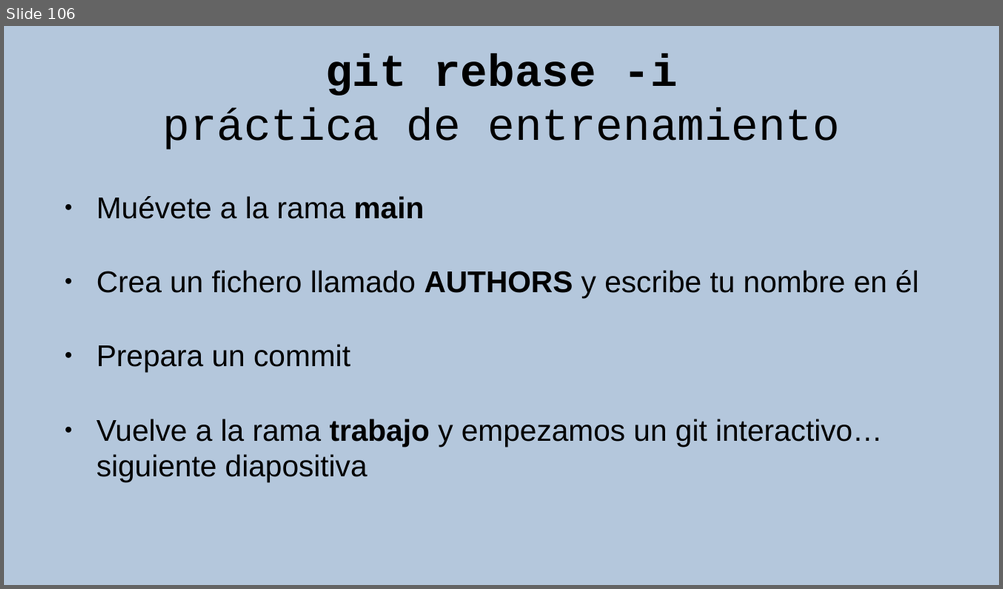
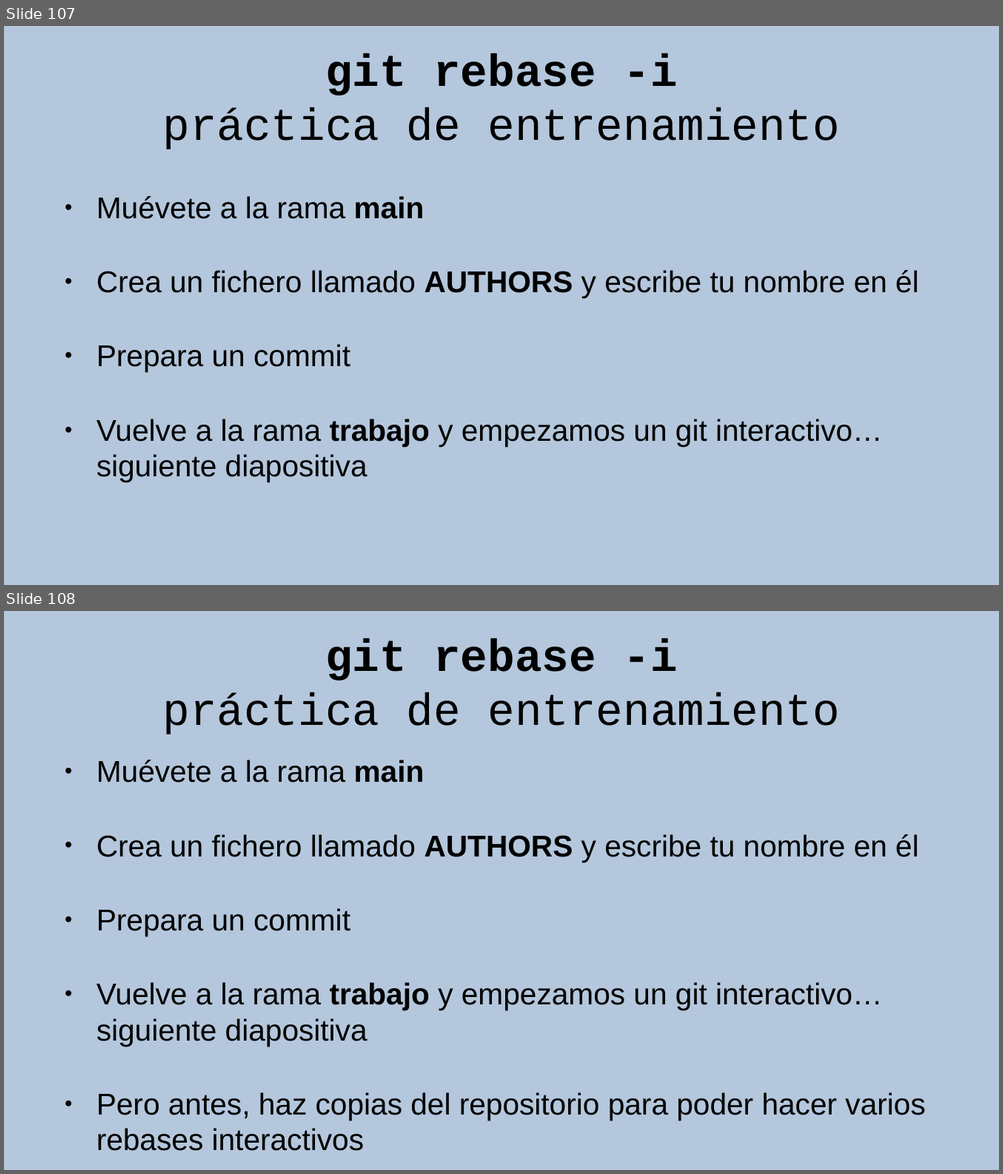
Before and after one commit to rgmf/eed2425, a slide deck: ut/02_control_de_versiones/presentacion/02_git_local.odp. Shown one above the other, each under a label of ours: slide 106 before the commit, slides 107 and 108 after it. The pictures are 1003x589 and 1003x1174 pixels, drawn with LibreOffice and Linux fonts; fonts in the diff are those of the drawing. Boxes give left, top, right and bottom in pixels: in the first picture for what was removed or moved away, otherwise in the second. Text is boxed around its words. In the diff, an @@ line names an element or a change of style, - is before the commit and + after.

```diff
--- a/ut/02_control_de_versiones/presentacion/02_git_local.odp
+++ b/ut/02_control_de_versiones/presentacion/02_git_local.odp
@@ slide 108 added at (x1=4, y1=611, x2=999, y2=1170), background #B4C7DC @@
@@ title added at (x1=163, y1=638, x2=839, y2=735), 36 pt, text #000000 @@
+git rebase -i
+práctica de entrenamiento
@@ text added at (x1=96, y1=760, x2=925, y2=1151), 24 pt, text #000000 @@
+● Muévete a la rama main
+● Crea un fichero llamado AUTHORS y escribe tu nombre en él
+● Prepara un commit
+● Vuelve a la rama trabajo y empezamos un git interactivo… siguiente diapositiva
+● Pero antes, haz copias del repositorio para poder hacer varios rebases interactivos
@@ what was slide 106 is now slide 107 @@
```
Also in this commit, not shown: 1 slide changed, 7 other slides added, 3 other files.
